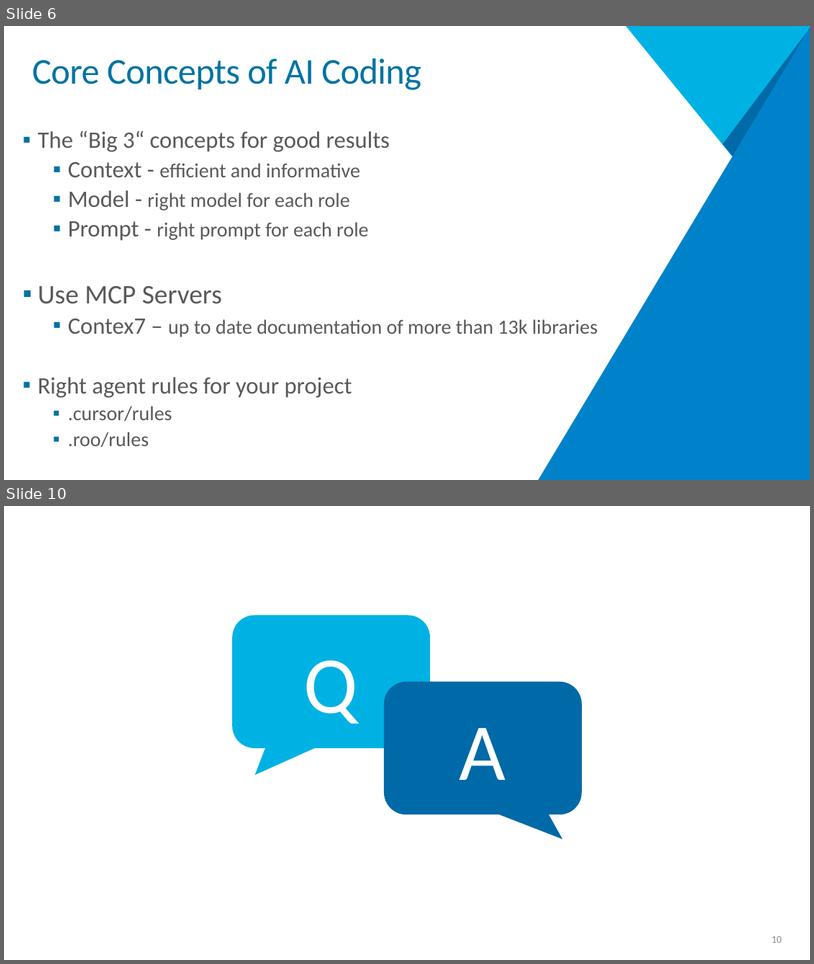
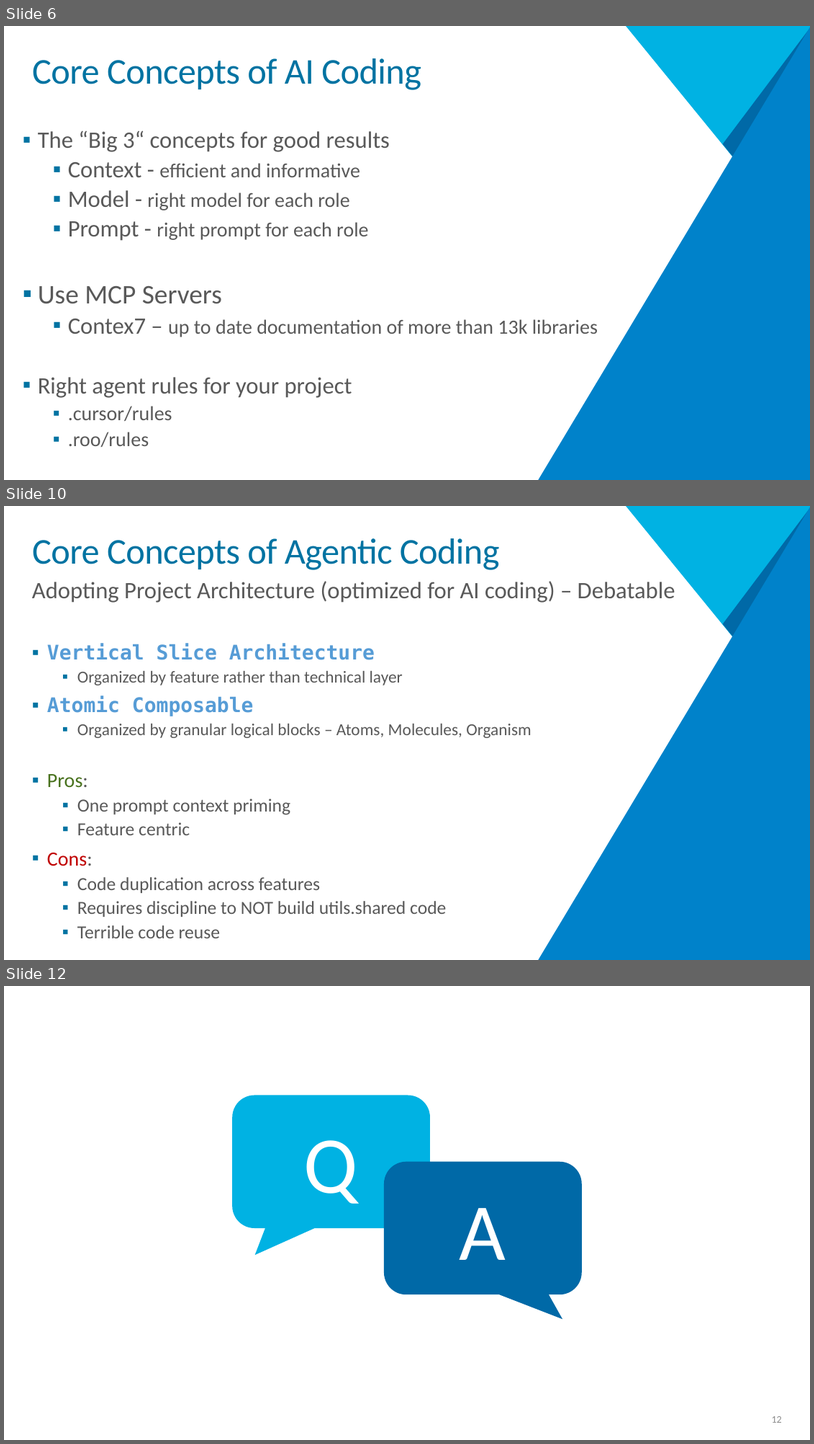
Before and after one commit to MarkG/architecture-next-2025, a slide deck: presentation/Vibe Coding.pptx. Shown one above the other, each under a label of ours: slides 6 and 10 before the commit, slides 6, 10 and 12 after it; the slides between them are not shown. The pictures are 814x964 and 814x1444 pixels, drawn with LibreOffice and Linux fonts; fonts in the diff are those of the drawing; background and template pictures are left out. Boxes give left, top, right and bottom in pixels: in the first picture for what was removed or moved away, otherwise in the second. Text is boxed around its words. In the diff, an @@ line names an element or a change of style, - is before the commit and + after.

```diff
--- a/presentation/Vibe Coding.pptx
+++ b/presentation/Vibe Coding.pptx
@@ slide 10 added at (x1=4, y1=506, x2=810, y2=960), background #FFFFFF; not listed: 3 template elements that a slide beside it also shows @@
@@ title added at (x1=32, y1=538, x2=500, y2=570), 43.2 pt, text #0073A2 @@
+Core Concepts of Agentic Coding
@@ text added at (x1=32, y1=581, x2=676, y2=938), 22 pt, text #595959 @@
+Adopting Project Architecture (optimized for AI coding) – Debatable
+▪ Vertical Slice Architecture
+  ▪ Organized by feature rather than technical layer
+▪ Atomic Composable
+  ▪ Organized by granular logical blocks – Atoms, Molecules, Organism
+▪ Pros:
+  ▪ One prompt context priming
+  ▪ Feature centric
+▪ Cons:
+  ▪ Code duplication across features
+  ▪ Requires discipline to NOT build utils.shared code
+  ▪ Terrible code reuse
@@ rectangle added at (x1=274, y1=847, x2=521, y2=952), fill #FFFFFF @@
@@ what was slide 10 is now slide 12 @@
@@ page number at (x1=772, y1=1416, x2=782, y2=1422): text changed @@
-10
+12
```
Also in this commit, not shown: 1 slide changed, 3 other slides added, 2 slides removed, 6 other files.
